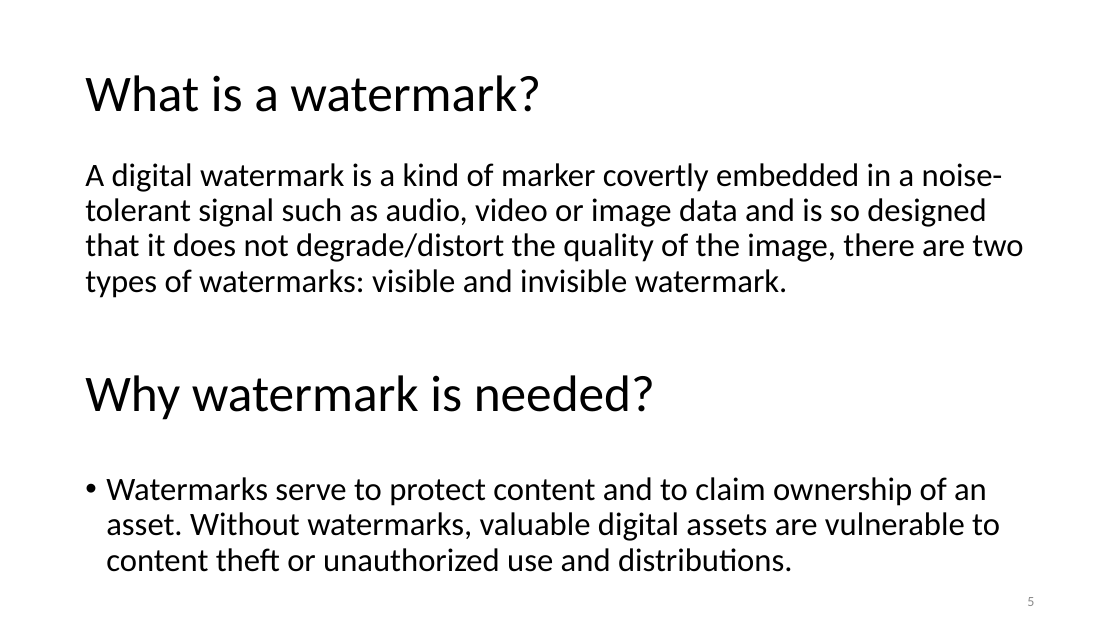
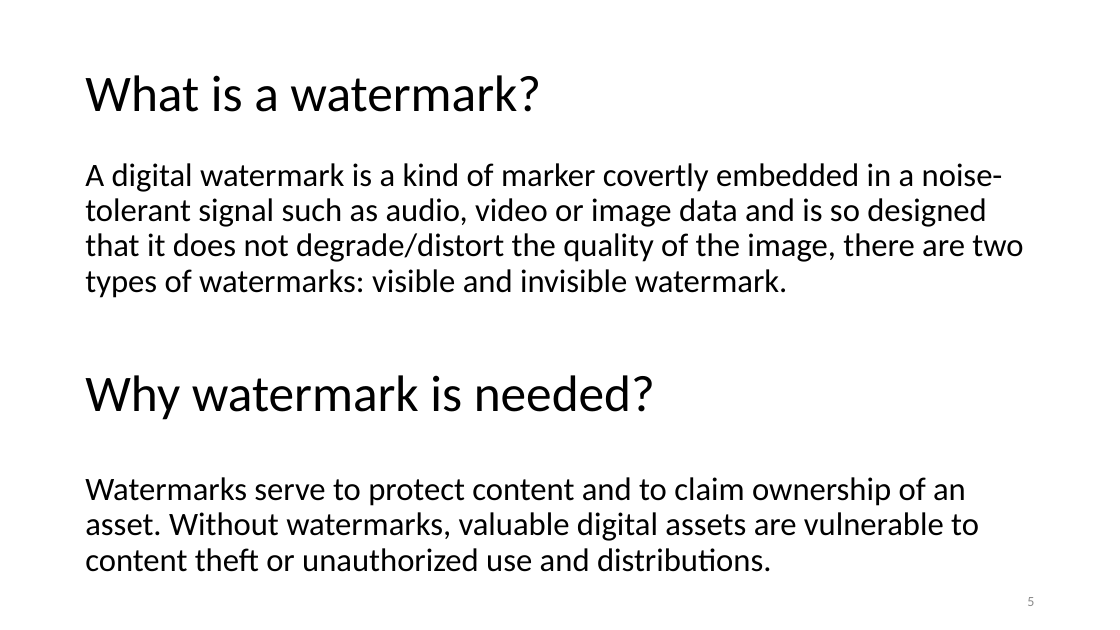
Before and after one commit to wadiemendja/watermarkNN, a slide deck: slide 5 of Presentation.pptx. Drawn at 1120x630 pixels with LibreOffice and Linux fonts; fonts in the diff are those of the drawing. Boxes give left, top, right and bottom in pixels: in the first picture for what was removed or moved away, otherwise in the second. Text is boxed around its words. In the diff, an @@ line names an element or a change of style, - is before the commit and + after.

```diff
--- a/Presentation.pptx
+++ b/Presentation.pptx
@@ text "Watermarks serve to protect content ..." at [85,477,979,572]: bullet • to none @@
```
Also in this commit, not shown: 1 other slide changed, 1 other file.
